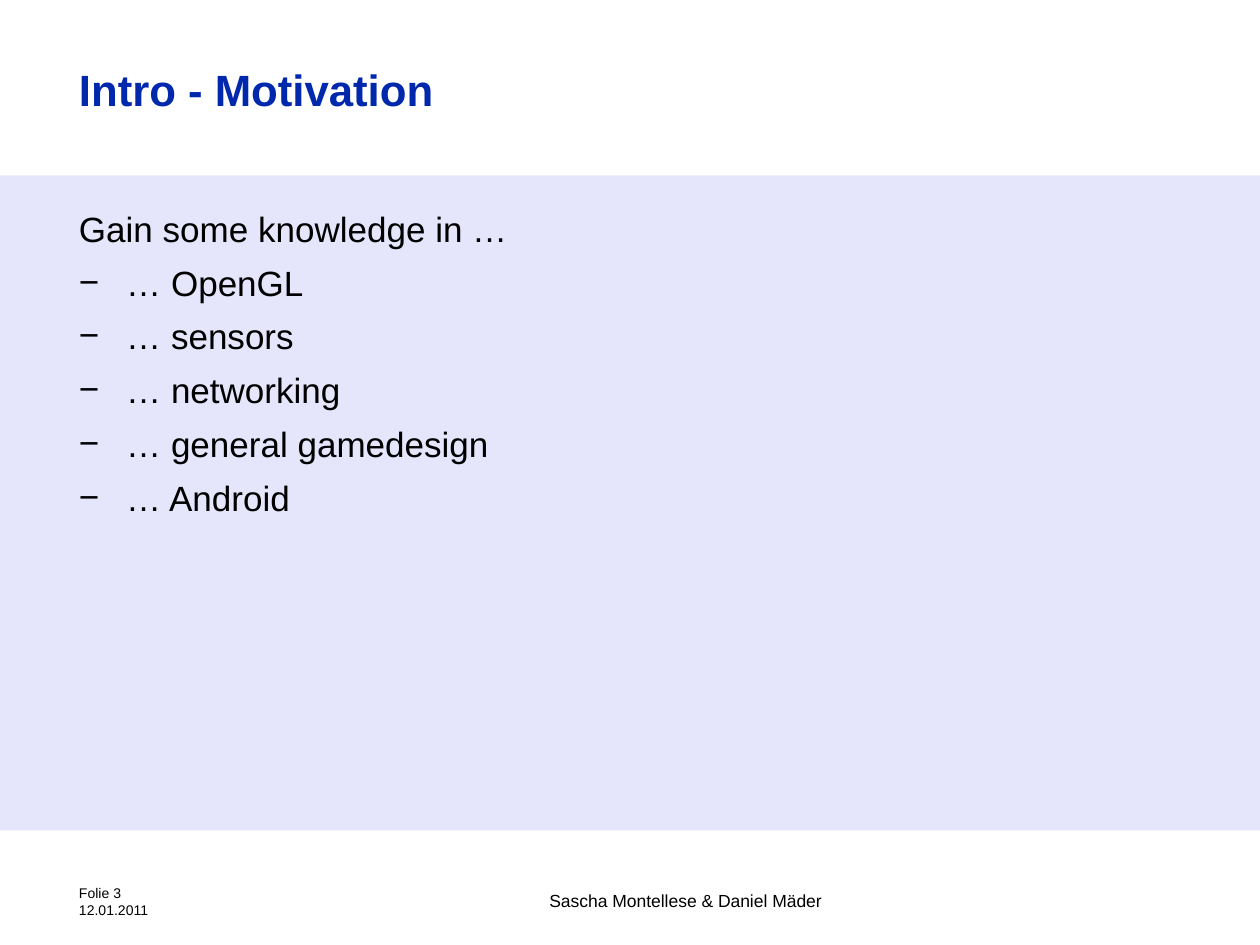
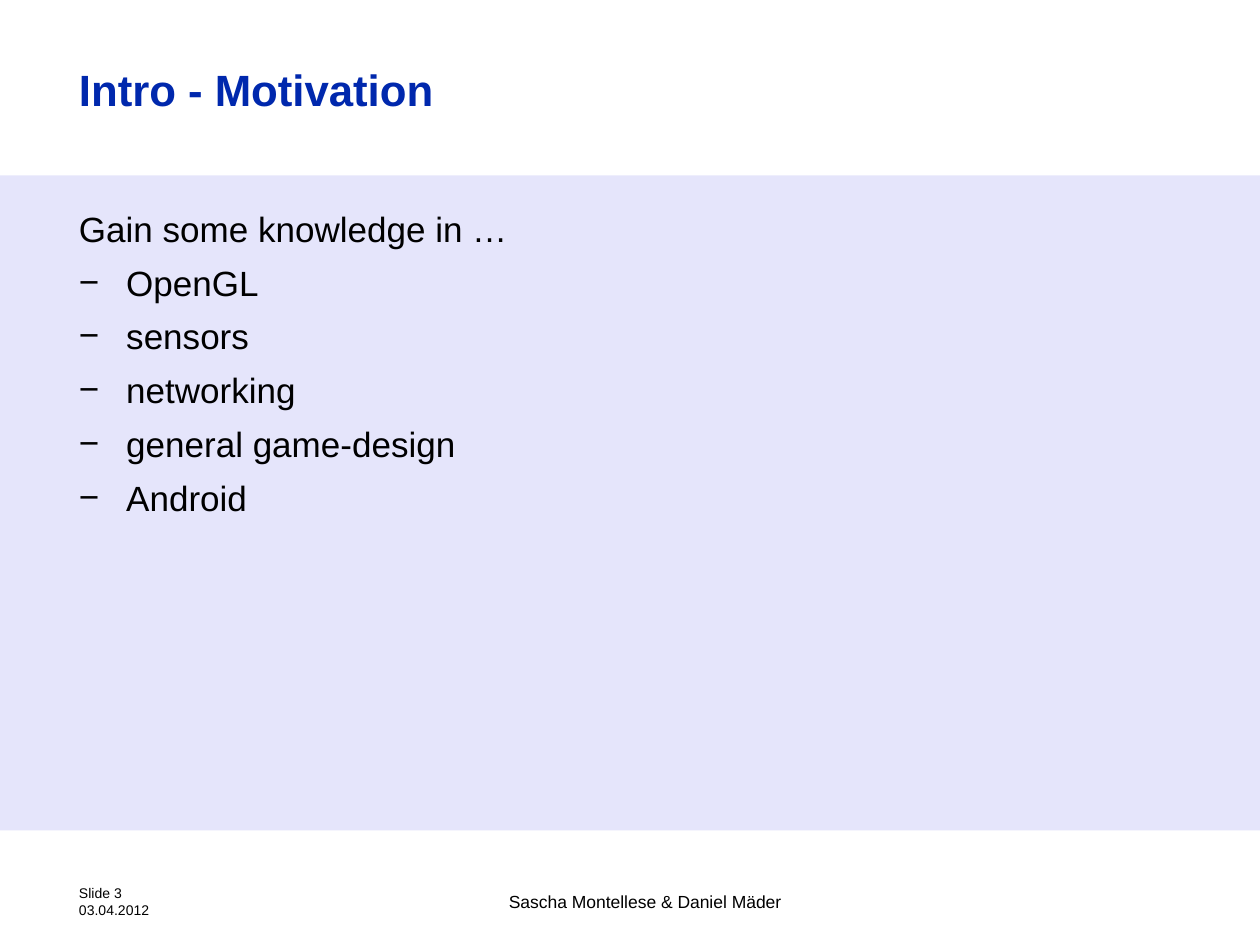
Before and after one commit to Montellese/TSM_MobOp, a slide deck: slide 3 of Starshooter.pptx. Drawn at 1260x945 pixels with LibreOffice and Linux fonts; fonts in the diff are those of the drawing; background and template pictures are left out. Boxes give left, top, right and bottom in pixels: in the first picture for what was removed or moved away, otherwise in the second. Text is boxed around its words. In the diff, an @@ line names an element or a change of style, - is before the commit and + after.

```diff
--- a/Starshooter.pptx
+++ b/Starshooter.pptx
@@ text at (x1=126, y1=271, x2=456, y2=512): text changed @@
-− … OpenGL
-− … sensors
-− … networking
-− … general gamedesign
-− … Android
+− OpenGL
+− sensors
+− networking
+− general game-design
+− Android
@@ text at (x1=79, y1=888, x2=149, y2=915): text changed @@
-Folie 3
-12.01.2011
+Slide 3
+03.04.2012
@@ text "Sascha Montellese & Daniel Mäder" moved from (x1=549, y1=894, x2=821, y2=907) to (x1=509, y1=895, x2=781, y2=908) @@
@@ text "Sascha Montellese & Daniel Mäder" at (x1=509, y1=895, x2=781, y2=908): vertical alignment top to middle @@
```
Also in this commit, not shown: 11 other slides changed, 1 slide added, 3 other files.
